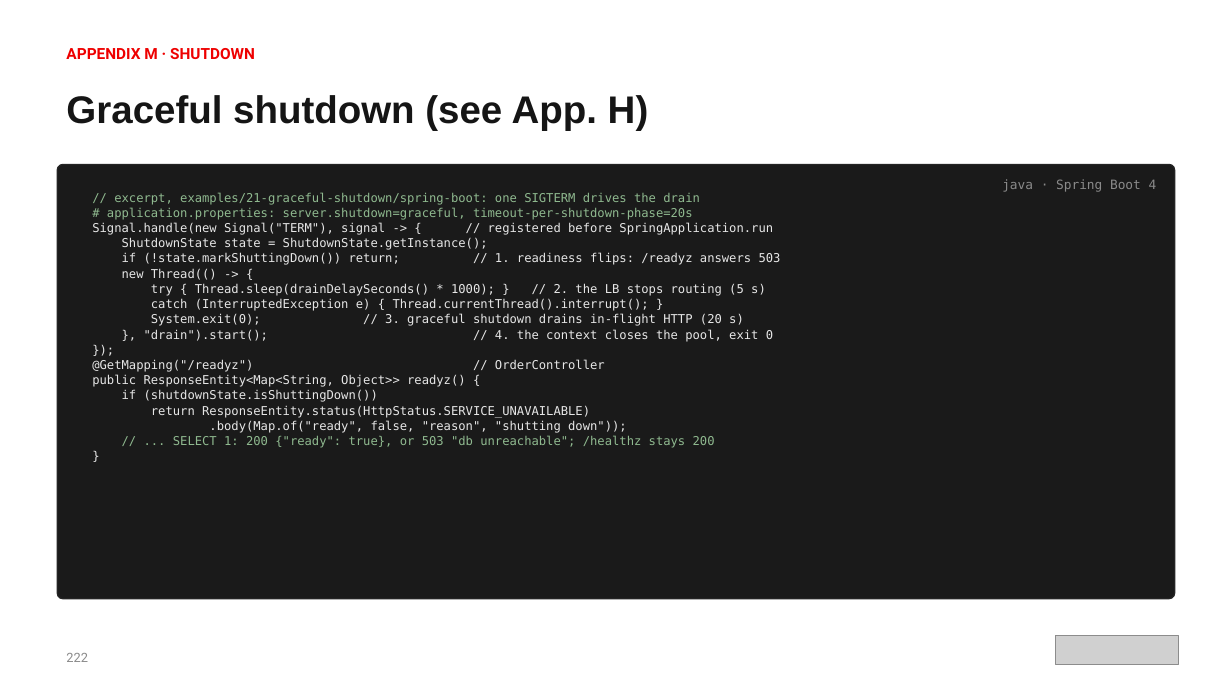
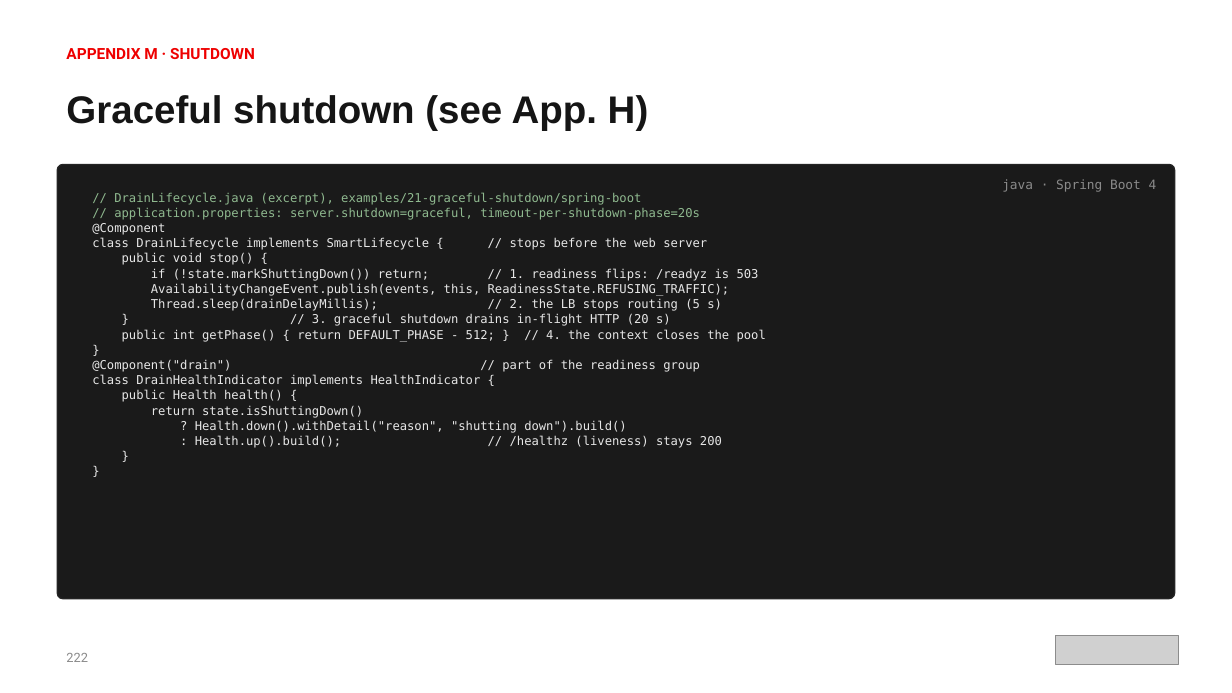
Before and after one commit to patterncatalyst/cloud-native-design-patterns, a slide deck: slide 249 of lgtm-presentation/Designing-Cloud-Native-APIs-Spring.pptx. Drawn at 1232x693 pixels with LibreOffice and Linux fonts; fonts in the diff are those of the drawing; grey boxes stand for pictures. Boxes give left, top, right and bottom in pixels: in the first picture for what was removed or moved away, otherwise in the second. Text is boxed around its words. In the diff, an @@ line names an element or a change of style, - is before the commit and + after.

Commit message:
docs(deck): Spring deck follows the idiomatic examples (S13)

```diff
--- a/lgtm-presentation/Designing-Cloud-Native-APIs-Spring.pptx
+++ b/lgtm-presentation/Designing-Cloud-Native-APIs-Spring.pptx
@@ text at <box>92,192,766,342</box>: text changed @@
-// excerpt, examples/21-graceful-shutdown/spring-boot: one SIGTERM drives the drain
-# application.properties: server.shutdown=graceful, timeout-per-shutdown-phase=20s
-Signal.handle(new Signal("TERM"), signal -> { // registered before SpringApplication.run
-ShutdownState state = ShutdownState.getInstance();
-if (!state.markShuttingDown()) return; // 1. readiness flips: /readyz answers 503
-new Thread(() -> {
-try { Thread.sleep(drainDelaySeconds() * 1000); } // 2. the LB stops routing (5 s)
-catch (InterruptedException e) { Thread.currentThread().interrupt(); }
-System.exit(0); // 3. graceful shutdown drains in-flight HTTP (20 s)
-}, "drain").start(); // 4. the context closes the pool, exit 0
-});
-@GetMapping("/readyz") // OrderController
-public ResponseEntity<Map<String, Object>> readyz() {
-if (shutdownState.isShuttingDown())
-return ResponseEntity.status(HttpStatus.SERVICE_UNAVAILABLE)
-.body(Map.of("ready", false, "reason", "shutting down"));
-// ... SELECT 1: 200 {"ready": true}, or 503 "db unreachable"; /healthz stays 200
+// DrainLifecycle.java (excerpt), examples/21-graceful-shutdown/spring-boot
+// application.properties: server.shutdown=graceful, timeout-per-shutdown-phase=20s
+@Component
+class DrainLifecycle implements SmartLifecycle { // stops before the web server
+public void stop() {
+if (!state.markShuttingDown()) return; // 1. readiness flips: /readyz is 503
+AvailabilityChangeEvent.publish(events, this, ReadinessState.REFUSING_TRAFFIC);
+Thread.sleep(drainDelayMillis); // 2. the LB stops routing (5 s)
+} // 3. graceful shutdown drains in-flight HTTP (20 s)
+public int getPhase() { return DEFAULT_PHASE - 512; } // 4. the context closes the pool
@@ text at <box>92,359,722,448</box>: paragraphs added @@
+@Component("drain") // part of the readiness group
+class DrainHealthIndicator implements HealthIndicator {
+public Health health() {
+return state.isShuttingDown()
+? Health.down().withDetail("reason", "shutting down").build()
+: Health.up().build(); // /healthz (liveness) stays 200
+}
+}
```
Also in this commit, not shown: 8 other slides changed, 2 other files.
